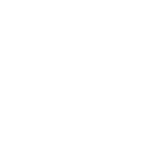
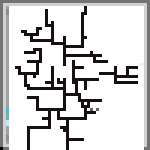
Layers edited between the first and the second 150 × 150 image:
added layer "download (1)" above "Layer 16" over [15, 6, 144, 150]
added layer "Layer 16" above "Layer 17" over [6, 51, 144, 129]
added layer "Layer 17" above "download" over [0, 0, 150, 150]
painted on "Background" over [0, 0, 150, 150]
